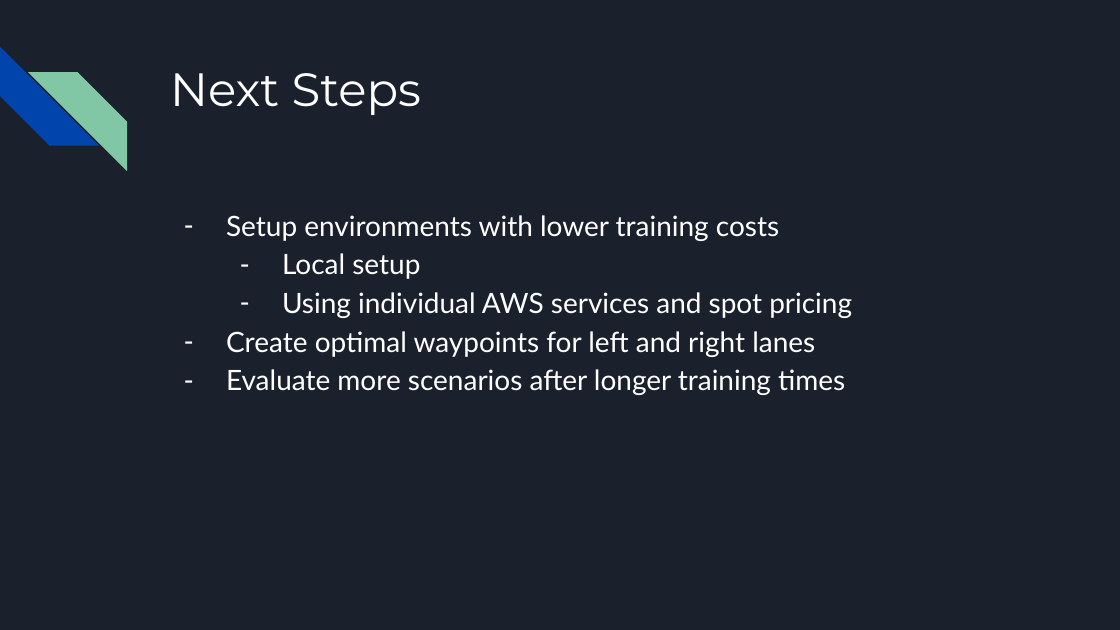
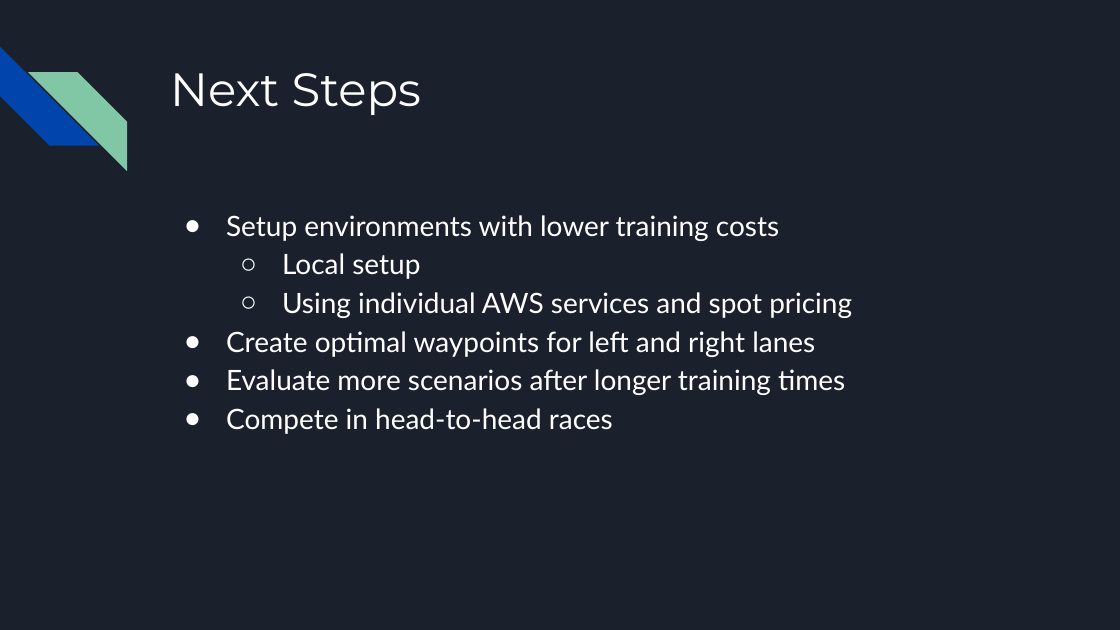
Before and after one commit to JasonCaldwellMBA/AWS_DeepRacer-Object_Avoidance, a slide deck: slide 21 of AWS DeepRacer Presentation.pptx (slide 20 before the commit). Drawn at 1120x630 pixels with LibreOffice and Linux fonts; fonts in the diff are those of the drawing. Boxes give left, top, right and bottom in pixels: in the first picture for what was removed or moved away, otherwise in the second. Text is boxed around its words. In the diff, an @@ line names an element or a change of style, - is before the commit and + after.

```diff
--- a/AWS DeepRacer Presentation.pptx
+++ b/AWS DeepRacer Presentation.pptx
@@ text at <box>226,215,852,395</box>: bullet - to ●; bullet - to ○ @@
@@ text at <box>226,408,613,434</box>: paragraph added @@
+● Compete in head-to-head races
```
Also in this commit, not shown: 10 other slides changed, 3 slides added, 2 slides removed, 1 other file.
